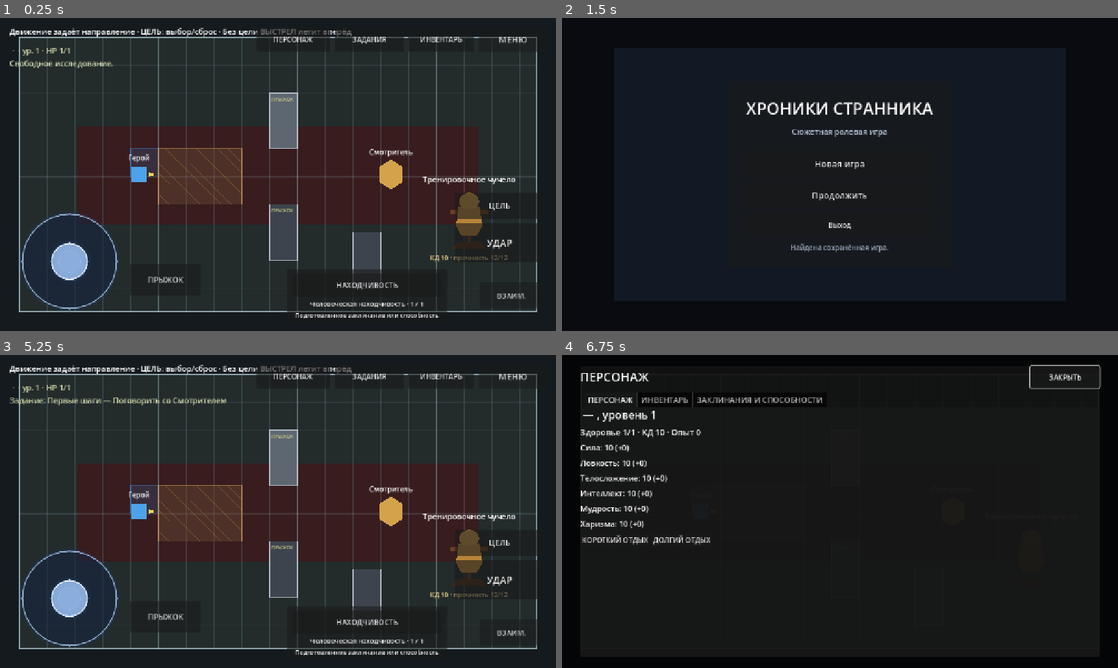
Above: before the commit, frames 1-4 (two rows, left to right).
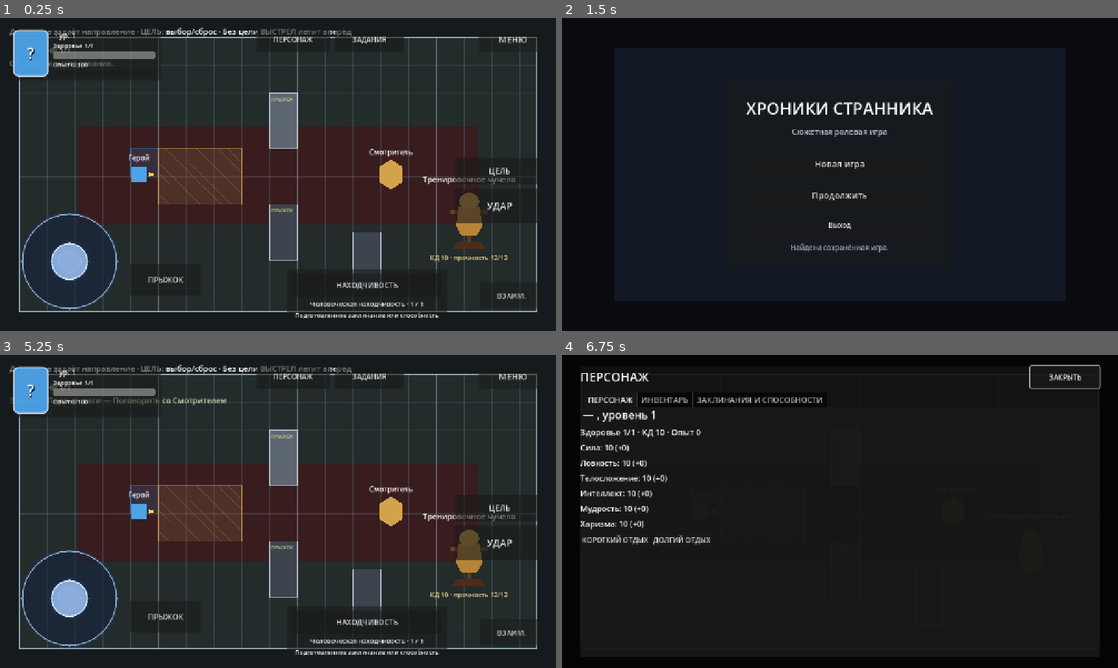
Above: after the commit, the same moments.

Repository: eretenkodaniil16-rgb/rpg-project
Game: Godot game, scene res://scenes/game/game.tscn
Two runs of this game, one before a commit and one after it. Both use one fixed random seed, a clock stepped at 60 frames per second and the inputs below. This scene is started directly instead of the project's main scene.
Inputs:
- Up to frame 1 (0.25 s): no input
- Up to frame 2 (1.5 s): click "ВЗАИМ." at 0.5 s; click "МЕНЮ" at 1.25 s
- Up to frame 3 (5.25 s): click "Новая игра" at 2 s; click "В главное меню" at 2.75 s; click "Новая игра" at 3.5 s; click "В меню" at 4.25 s; click "Продолжить" at 5 s
- Up to frame 4 (6.75 s): click "ПРЫЖОК" at 5.75 s; click "ПЕРСОНАЖ" at 6.5 s

The runs differ from the first frame. In frame 1, 3.2% of the frame differs, in the area x 1-97%, y 3-78%; in frame 2, nothing differs; in frame 3, 3.3%; in frame 4, nothing differs.

Commit message:
fix: развести мобильные боевые кнопки и обновить HUD

Diff:
--- a/scripts/game/game_feature_ui.gd
+++ b/scripts/game/game_feature_ui.gd
@@ -4,12 +4,17 @@
 const CHARACTER_HUB_SCRIPT: Script = preload("res://scripts/ui/character_hub_inventory.gd")
 const COMBAT_FEED_SCRIPT: Script = preload("res://scripts/ui/combat_event_feed.gd")
 const D20_OVERLAY_SCRIPT: Script = preload("res://scripts/ui/d20_roll_overlay.gd")
+const PLAYER_STATUS_HUD_SCRIPT: Script = preload("res://scripts/ui/player_status_hud.gd")
 
 var _combat_feed: CombatEventFeed
 var _d20_overlay: D20RollOverlay
+var _player_status_hud: PlayerStatusHud
+
 
 func _ready() -> void:
 	super._ready()
+	_remove_duplicate_inventory_menu()
+	_separate_mobile_combat_buttons()
 	var old_sheet: CharacterSheet = _character_sheet
 	if old_sheet != null:
 		old_sheet.queue_free()
@@ -28,6 +33,10 @@
 	$Interface.add_child(prepared_panel)
 	prepared_panel.bind_character(GameState.player_character)
 	_ability_panel = prepared_panel
+	_player_status_hud = PLAYER_STATUS_HUD_SCRIPT.new() as PlayerStatusHud
+	_player_status_hud.name = "PlayerStatusHud"
+	$Interface.add_child(_player_status_hud)
+	_player_status_hud.bind_character(GameState.player_character)
 	_d20_overlay = D20_OVERLAY_SCRIPT.new() as D20RollOverlay
 	_d20_overlay.name = "D20RollOverlay"
 	$Interface.add_child(_d20_overlay)
@@ -35,7 +44,33 @@
 	_combat_feed.name = "CombatEventFeed"
 	$Interface.add_child(_combat_feed)
 	_register_exploration_hud()
+	_add_exploration_hud_node(_player_status_hud)
 	_sync_exploration_hud_visibility()
+
+
+func _remove_duplicate_inventory_menu() -> void:
+	var old_button: Button = _inventory_button
+	_inventory_button = null
+	if old_button != null:
+		old_button.queue_free()
+	var old_inventory: InventoryPanel = _inventory_panel
+	_inventory_panel = null
+	if old_inventory != null:
+		old_inventory.queue_free()
+
+
+func _separate_mobile_combat_buttons() -> void:
+	if _target_button != null:
+		_target_button.offset_top = -398.0
+		_target_button.offset_bottom = -338.0
+		_target_button.z_index = 90
+		_target_button.mouse_filter = Control.MOUSE_FILTER_STOP
+	if _attack_button != null:
+		_attack_button.offset_top = -328.0
+		_attack_button.offset_bottom = -248.0
+		_attack_button.z_index = 90
+		_attack_button.mouse_filter = Control.MOUSE_FILTER_STOP
+
 
 func _open_character_sheet() -> void:
 	if GameState.input_locked or _character_sheet == null:
@@ -47,6 +82,7 @@
 		_character_sheet.open_sheet(GameState.player_character)
 	_sync_exploration_hud_visibility()
 
+
 func _open_inventory() -> void:
 	if GameState.input_locked or _character_sheet == null:
 		return
@@ -57,6 +93,7 @@
 		super._open_inventory()
 	_sync_exploration_hud_visibility()
 
+
 func _on_prepared_action_changed(_ability_id: String) -> void:
 	if _ability_panel != null:
 		_ability_panel.refresh()
